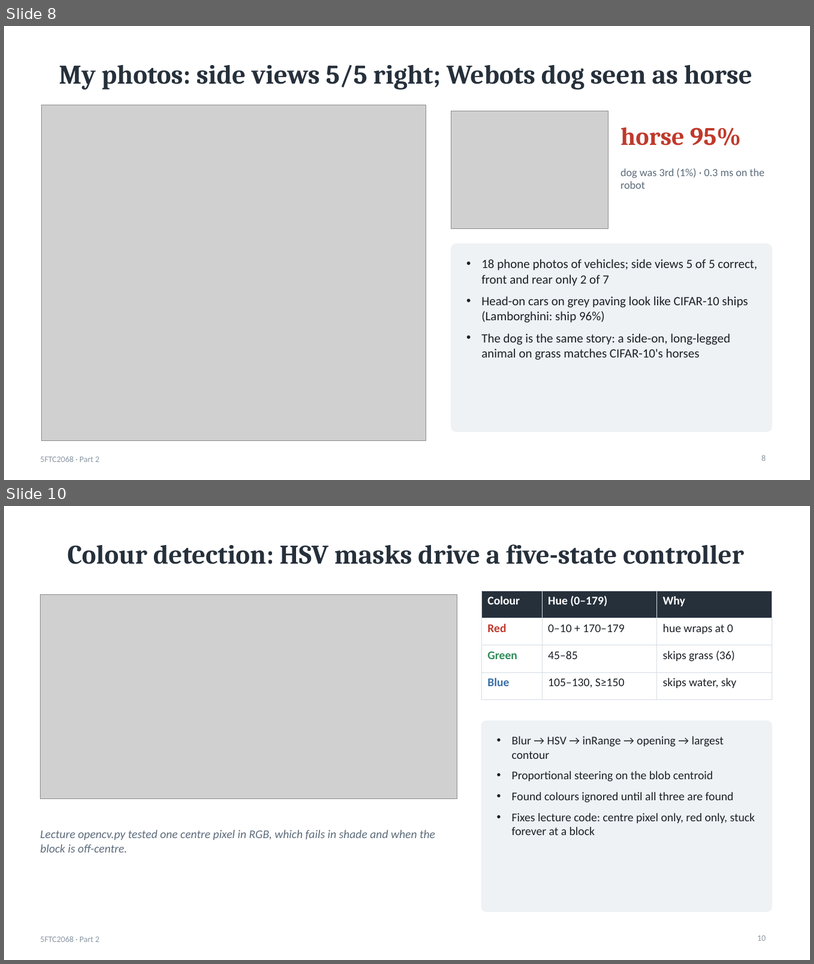
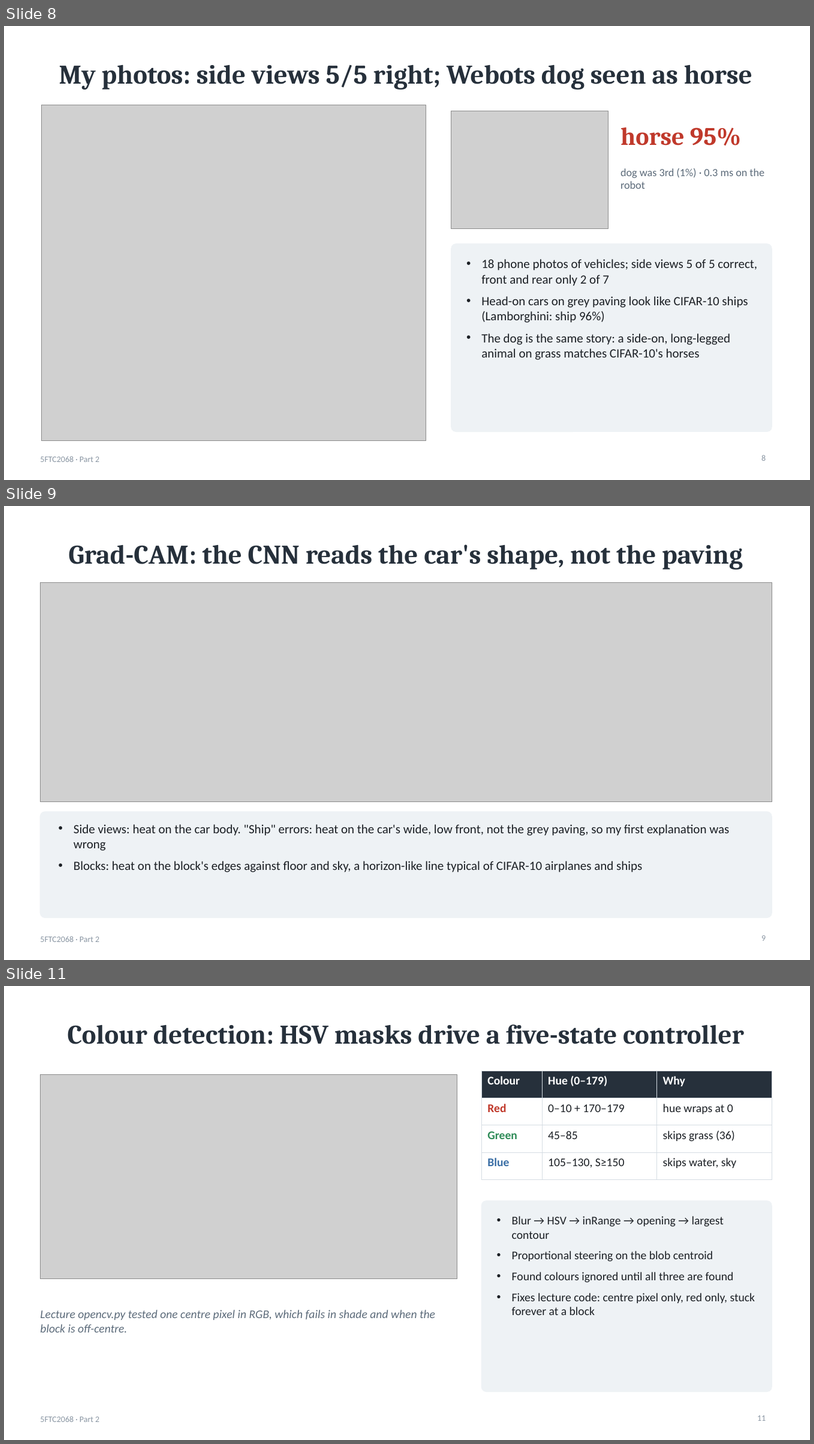
Before and after one commit to kris072008/webots-cnn-colour-detection, a slide deck: report/Krishna_Mahajan_106wucww_Part2_Presentation.pptx. Shown one above the other, each under a label of ours: slides 8 and 10 before the commit, slides 8, 9 and 11 after it; the slides between them are not shown. The pictures are 814x964 and 814x1444 pixels, drawn with LibreOffice and Linux fonts; fonts in the diff are those of the drawing; grey boxes stand for pictures. Boxes give left, top, right and bottom in pixels: in the first picture for what was removed or moved away, otherwise in the second. Text is boxed around its words. In the diff, an @@ line names an element or a change of style, - is before the commit and + after.

Commit message:
Report and slides: Webots-trained shape CNN, robot shape check, Grad-CAM
Report Sections 2.6, 3.12 and 4.8, objective O6, 25 references; slides 9,
15-17; updated Webots submission zip.

```diff
--- a/report/Krishna_Mahajan_106wucww_Part2_Presentation.pptx
+++ b/report/Krishna_Mahajan_106wucww_Part2_Presentation.pptx
@@ slide 9 added at [4, 506, 810, 960], background #FFFFFF; not listed: 1 template element that a slide beside it also shows @@
@@ title added at [69, 544, 743, 570], 32 pt, text #26303B, bold @@
+Grad-CAM: the CNN reads the car's shape, not the paving
@@ picture added at [40, 583, 772, 802] @@
@@ rounded rectangle added at [40, 811, 772, 918], fill #EEF2F5, outline #EEF2F5 1 pt @@
@@ text added at [74, 824, 729, 872], 15 pt, text #1B1F24 @@
+• Side views: heat on the car body. "Ship" errors: heat on the car's wide, low front, not the grey paving, so my first explanation was wrong
+• Blocks: heat on the block's edges against floor and sky, a horizon-like line typical of CIFAR-10 airplanes and ships
@@ page number added at [762, 935, 766, 940], 10 pt, text #8A96A3 @@
+9
@@ what was slide 10 is now slide 11 @@
@@ page number at [758, 1415, 766, 1420]: text changed @@
-10
+11
```
Also in this commit, not shown: 5 slides changed, 2 other slides added, 3 other files.
